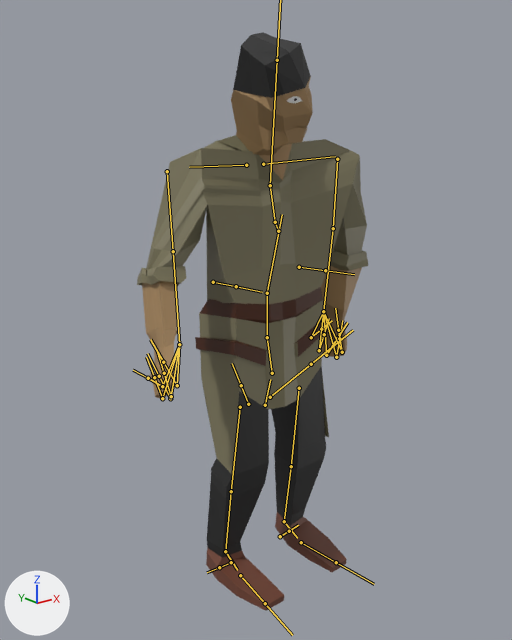
An edit to the FBX model Assets/RPunch.fbx, drawn before and after from the same camera.
Camera for both pictures: a camera (50 mm lens) standing at (-9.25, -6.56, 9.76) and looking at (-0.31, 4.62, 5.29). Arrows for +X, +Y and +Z are at lower left; the lights stay in place. Both versions are drawn at frame 1 of the action 'Armature|Right punch'; the numbers are the values there. The bones that bend it are drawn over the model as lines.
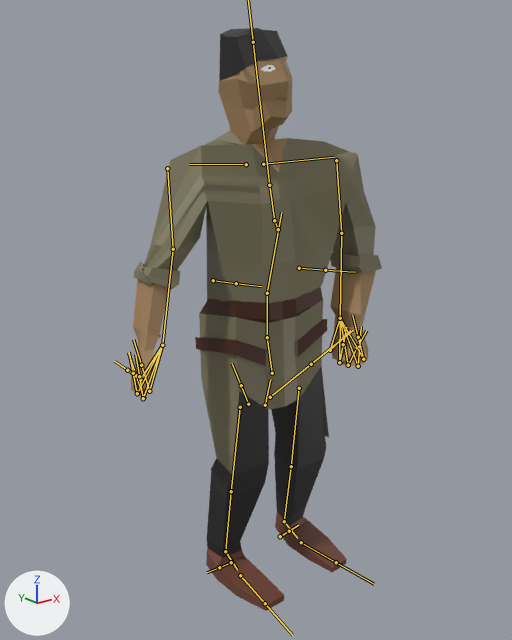
Pixel boxes (x1, y1, x2, y2) of what changed, in the pictures (512 x 640 px):
'Cube.001', posed (9% wider)
    before: (137, 32, 368, 611)
    after: (130, 28, 382, 611)
bone 'spine.003', root to tip
    before: (267, 293) to (282, 214)
    after: (267, 293) to (281, 212)
bone 'spine.006', root to tip
    before: (270, 185) to (277, 60)
    after: (269, 185) to (253, 42)
bone 'upper_arm.L', root to tip
    before: (337, 159) to (333, 228)
    after: (336, 160) to (341, 233)
bone 'forearm.L', root to tip
    before: (333, 228) to (323, 311)
    after: (341, 233) to (340, 318)
bone 'forearm.R', root to tip
    before: (173, 251) to (179, 344)
    after: (173, 249) to (162, 345)

The change in detail:
Bone 'spine.003' (bone_spine_003) turns from (-3, -5, 3) to (-5, -6, 2) degrees about its own x, y and z.
Bone 'spine.006' (bone_spine_006) turns from (28, 15, 22) to (5, 10, 10) degrees about its own x, y and z.
Bone 'upper_arm.L' (bone_upper_arm_l) turns from (-59, -83, -19) to (-117, -98, 37) degrees about its own x, y and z.
Bone 'forearm.L' (bone_forearm_l) turns from (-15, -14, -1) to (-15, -14, 2) degrees about its own x, y and z.
Bone 'forearm.R' (bone_forearm_r) turns from (44, 30, 40) to (39, 44, 24) degrees about its own x, y and z.
